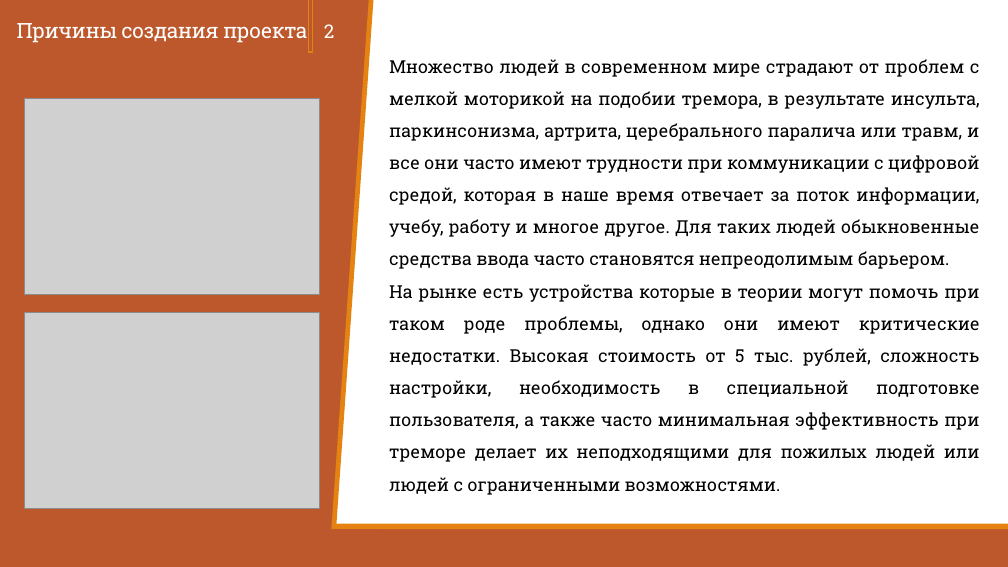
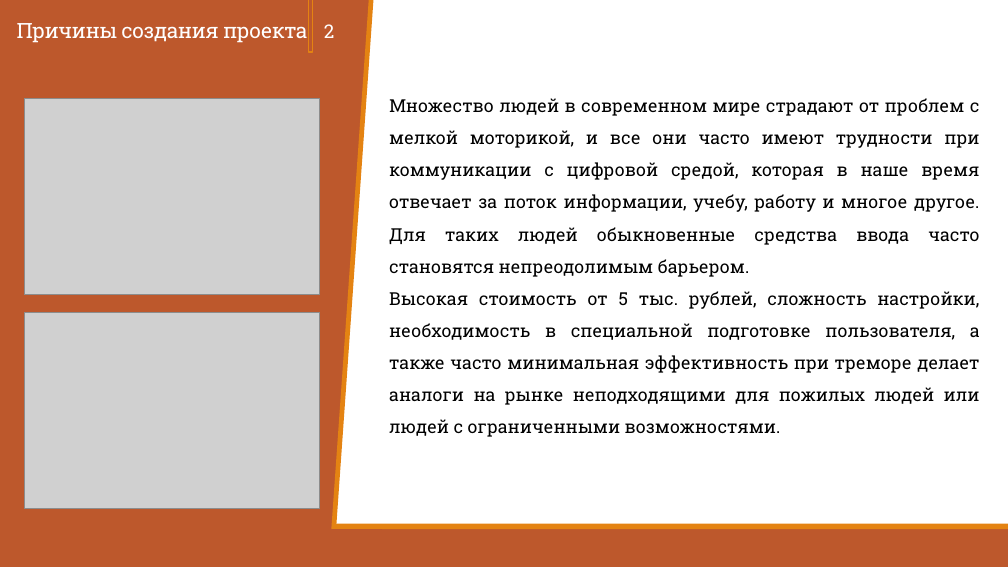
Before and after one commit to Zerocummer/Mmm-Yummers, a slide deck: slide 2 of Мышка для людей с ОВЗ/Документы/Презентация о манипуляторе.pptx. Drawn at 1008x567 pixels with LibreOffice and Linux fonts; fonts in the diff are those of the drawing; grey boxes stand for pictures. Boxes give left, top, right and bottom in pixels: in the first picture for what was removed or moved away, otherwise in the second. Text is boxed around its words. In the diff, an @@ line names an element or a change of style, - is before the commit and + after.

```diff
--- a/Мышка для людей с ОВЗ/Документы/Презентация о манипуляторе.pptx
+++ b/Мышка для людей с ОВЗ/Документы/Презентация о манипуляторе.pptx
@@ text at bbox=[389, 98, 980, 437]: text changed @@
-Множество людей в современном мире страдают от проблем с мелкой моторикой на подобии тремора, в результате инсульта, паркинсонизма, артрита, церебрального паралича или травм, и все они часто имеют трудности при коммуникации с цифровой средой, которая в наше время отвечает за поток информации, учебу, работу и многое другое. Для таких людей обыкновенные средства ввода часто становятся непреодолимым барьером.
-На рынке есть устройства которые в теории могут помочь при таком роде проблемы, однако они имеют критические недостатки. Высокая стоимость от 5 тыс. рублей, сложность настройки, необходимость в специальной подготовке пользователя, а также часто минимальная эффективность при треморе делает их неподходящими для пожилых людей или людей с ограниченными возможностями.
+Множество людей в современном мире страдают от проблем с мелкой моторикой, и все они часто имеют трудности при коммуникации с цифровой средой, которая в наше время отвечает за поток информации, учебу, работу и многое другое. Для таких людей обыкновенные средства ввода часто становятся непреодолимым барьером.
+Высокая стоимость от 5 тыс. рублей, сложность настройки, необходимость в специальной подготовке пользователя, а также часто минимальная эффективность при треморе делает аналоги на рынке неподходящими для пожилых людей или людей с ограниченными возможностями.
```
Also in this commit, not shown: 1 other slide changed, 3 other files.
